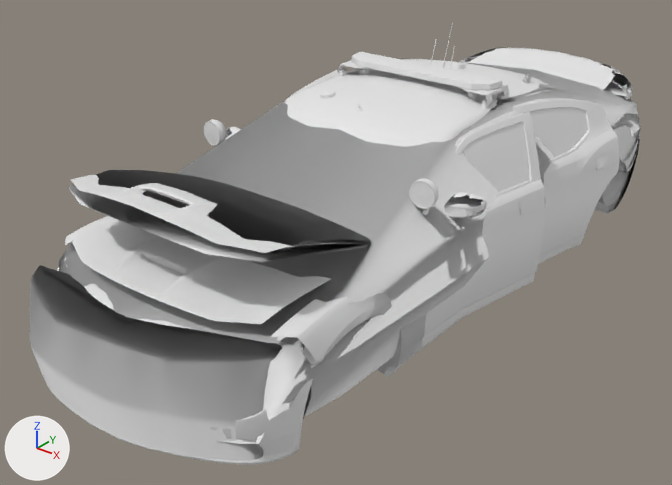
One commit to the Blender file _for developers/Raw Model Files/blender/uvpd_pursuitv2.blend: the scene before it, then after it.
Rendered twice from a 50 mm lens placed at (155.0, -223.0, 140.0), pointed at (-9.0, -18.0, 12.0). The lights are fixed; the arrows at lower left show +X, +Y and +Z. The older version comes first.

Names of what the first picture shows: 'base', 'body', 'doorleft_2', 'fenderleft_2', 'frbumper_2', 'frbumper_physics', 'hood_1', 'hood_2', 'hood_physics', 'redoorleft_2', 'trunk_2', 'uv_chargerbee_physics' and 17 more.
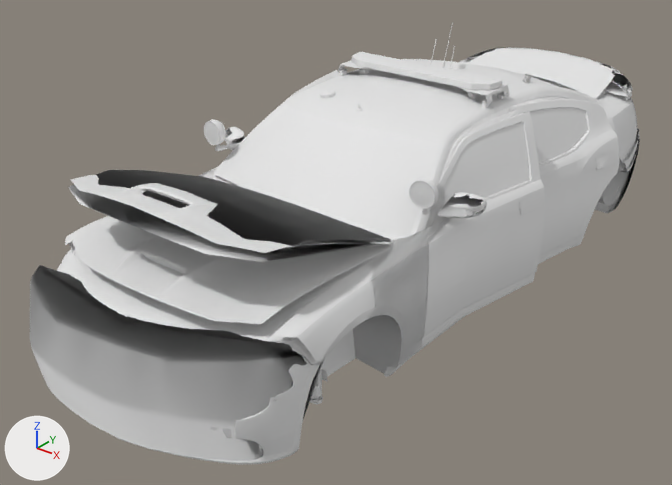
Pixel boxes [x1, y1, x2, y2] of what changed, in the pictures (672 x 485 px):
'uv_chargerbee_physics', hidden: before [58, 58, 641, 444]
'base', unchanged, uncovered by the edit: before [204, 22, 619, 215]; after [204, 22, 619, 404]
'hood', unchanged, uncovered by the edit: after [75, 242, 394, 340]
'frbumper', unchanged, uncovered by the edit: before [65, 257, 312, 366]; after [62, 248, 312, 366]
'doorleft', unchanged, uncovered by the edit: after [427, 108, 507, 301]

The change, as a diff of the scene's bpy script:
```diff
--- a/_for developers/Raw Model Files/blender/uvpd_pursuitv2.blend.py
+++ b/_for developers/Raw Model Files/blender/uvpd_pursuitv2.blend.py
@@ ob_uv_chargerbee_physics @@
 ob_uv_chargerbee_physics.location = (0.0, 0.0, 0.0)
+ob_uv_chargerbee_physics.hide_set(True)
```
